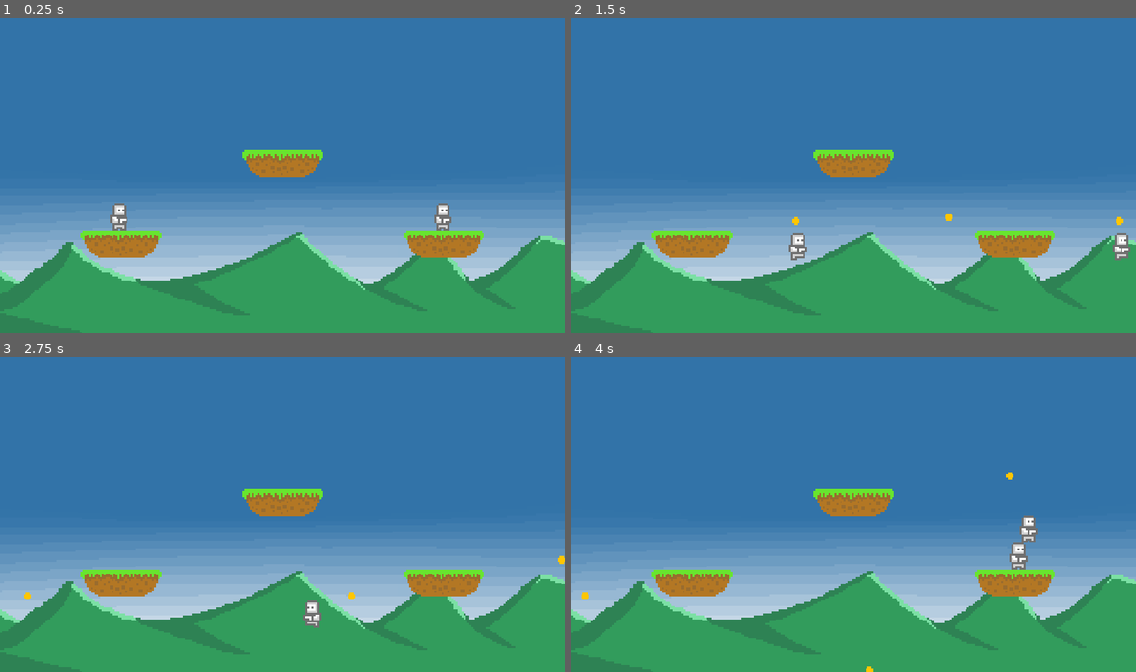
Above: before the commit, frames 1-4 (two rows, left to right).
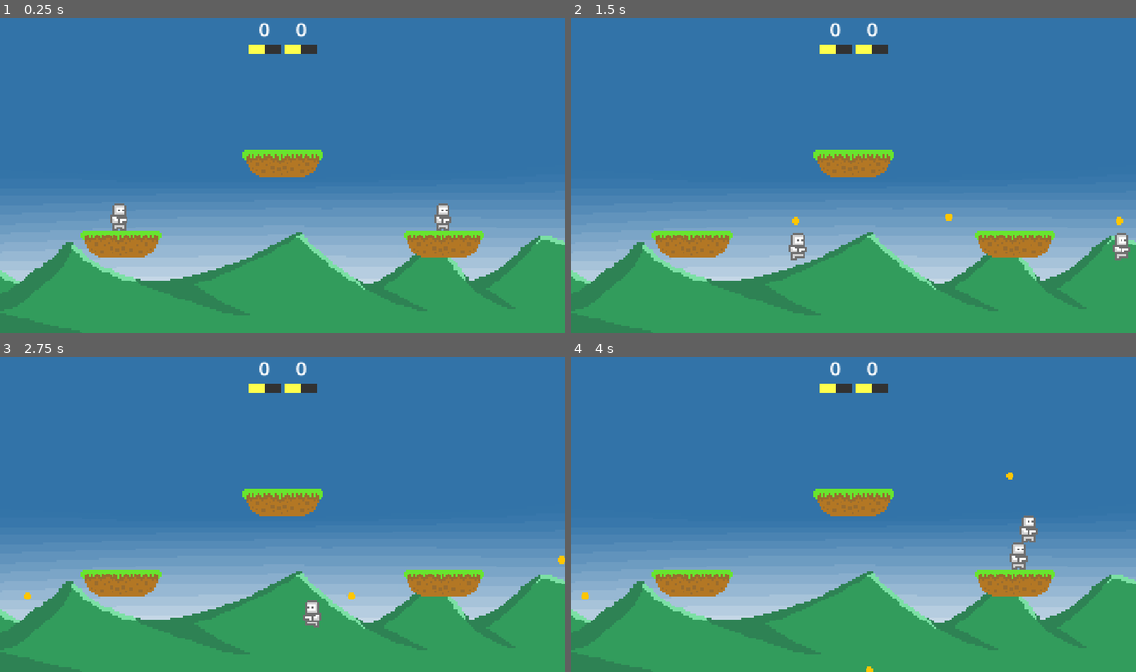
Above: after the commit, the same moments.

Repository: beltranbot/godot-multiplayer-game
Game: Godot game, scene res://Scenes/main.tscn
Same seed, same stepped clock (60 frames per second), same inputs: the game is played once before the commit and once after it. The project has no main scene, so this scene is started directly.
Inputs (mouse positions are in pixels of both pictures, inside the frame that each line leads up to):
- Up to frame 1 (0.25 s): no input
- Up to frame 2 (1.5 s): tap Enter at 0.5 s; move the mouse to (977, 159) at 0.52 s; hold D (move_right) from 0.53 s (still down); click (977, 159) at 0.6 s; tap Space (jump) at 0.77 s; move the mouse to (740, 191) at 1.27 s; click (740, 191) at 1.35 s
- Up to frame 3 (2.75 s): tap Space (jump) at 1.52 s; move the mouse to (339, 445) at 2.02 s; release D (move_right) at 2.03 s; hold A (move_left) from 2.03 s (still down); click (339, 445) at 2.1 s
- Up to frame 4 (4 s): move the mouse to (825, 577) at 2.77 s; release A (move_left) at 2.78 s; hold D (move_right) from 2.78 s (still down); click (825, 577) at 2.85 s; tap Space (jump) at 3.02, 3.77 s; move the mouse to (1023, 561) at 3.52 s; click (1023, 561) at 3.6 s

The runs differ from the first frame. In frame 1, 0.4% of the frame differs, in the area x 44-57%, y 1-12%; in frame 2, 0.4%; in frame 3, 0.4%; in frame 4, 0.4%.

Commit message:
Added user UI

Diff:
--- a/Scenes/main.tscn
+++ b/Scenes/main.tscn
@@ -27,6 +27,12 @@
 physics_layer_0/collision_layer = 1
 sources/0 = SubResource("TileSetAtlasSource_bo1nx")
 
+[sub_resource type="StyleBoxFlat" id="StyleBoxFlat_jjvhh"]
+bg_color = Color(0.196078, 0.196078, 0.196078, 1)
+
+[sub_resource type="StyleBoxFlat" id="StyleBoxFlat_kry3j"]
+bg_color = Color(1, 1, 0.301961, 1)
+
 [node name="Main" type="Node"]
 
 [node name="Background" parent="." instance=ExtResource("1_8gbba")]
@@ -53,3 +59,60 @@
 position = Vector2(904, 367)
 
 [node name="GameOverLine" parent="." instance=ExtResource("4_jjvhh")]
+
+[node name="UI" type="Control" parent="."]
+layout_mode = 3
+anchors_preset = 15
+anchor_right = 1.0
+anchor_bottom = 1.0
+grow_horizontal = 2
+grow_vertical = 2
+
+[node name="Container" type="HBoxContainer" parent="UI"]
+layout_mode = 1
+anchors_preset = 5
+anchor_left = 0.5
+anchor_right = 0.5
+offset_left = -70.5
+offset_right = 70.5
+offset_bottom = 76.0
+grow_horizontal = 2
+theme_override_constants/separation = 10
+
+[node name="Player1" type="VBoxContainer" parent="UI/Container"]
+layout_mode = 2
+size_flags_horizontal = 3
+
+[node name="ScoreLabel" type="Label" parent="UI/Container/Player1"]
+layout_mode = 2
+theme_override_font_sizes/font_size = 40
+text = "0"
+horizontal_alignment = 1
+vertical_alignment = 1
+
+[node name="HealthProgressBar" type="ProgressBar" parent="UI/Container/Player1"]
+layout_mode = 2
+size_flags_vertical = 3
+theme_override_styles/background = SubResource("StyleBoxFlat_jjvhh")
+theme_override_styles/fill = SubResource("StyleBoxFlat_kry3j")
+value = 50.0
+show_percentage = false
+
+[node name="Player2" type="VBoxContainer" parent="UI/Container"]
+layout_mode = 2
+size_flags_horizontal = 3
+
+[node name="ScoreLabel" type="Label" parent="UI/Container/Player2"]
+layout_mode = 2
+theme_override_font_sizes/font_size = 40
+text = "0"
+horizontal_alignment = 1
+vertical_alignment = 1
+
+[node name="HealthProgressBar" type="ProgressBar" parent="UI/Container/Player2"]
+layout_mode = 2
+size_flags_vertical = 3
+theme_override_styles/background = SubResource("StyleBoxFlat_jjvhh")
+theme_override_styles/fill = SubResource("StyleBoxFlat_kry3j")
+value = 50.0
+show_percentage = false
Not shown: 1 places in Scenes/main.tscn that only renumber resources
